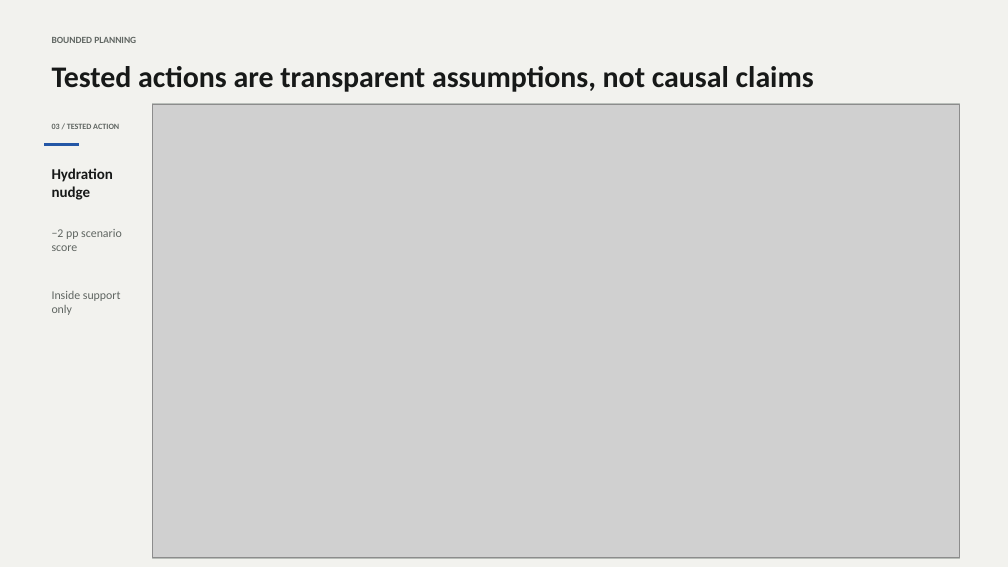
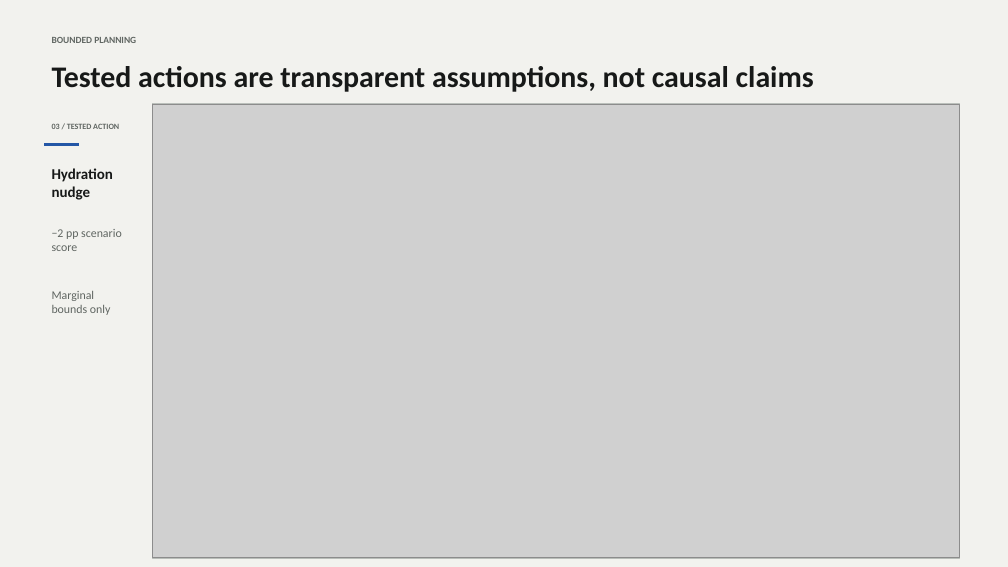
Before and after one commit to kevinmeix1/adherence-os, a slide deck: slide 6 of outputs/adherence-os-demo.pptx. Drawn at 1008x567 pixels with LibreOffice and Linux fonts; fonts in the diff are those of the drawing; grey boxes stand for pictures. Boxes give left, top, right and bottom in pixels: in the first picture for what was removed or moved away, otherwise in the second. Text is boxed around its words. In the diff, an @@ line names an element or a change of style, - is before the commit and + after.

```diff
--- a/outputs/adherence-os-demo.pptx
+++ b/outputs/adherence-os-demo.pptx
@@ text at bbox=[52, 291, 111, 315]: text changed @@
-Inside support only
+Marginal bounds only
```
Also in this commit, not shown: 7 other slides changed, 28 other files.
